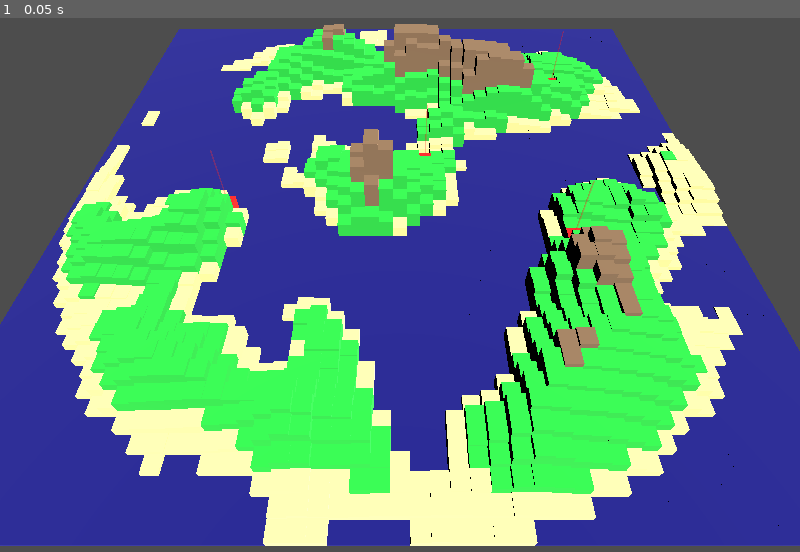
Above: before the commit, frame 1.
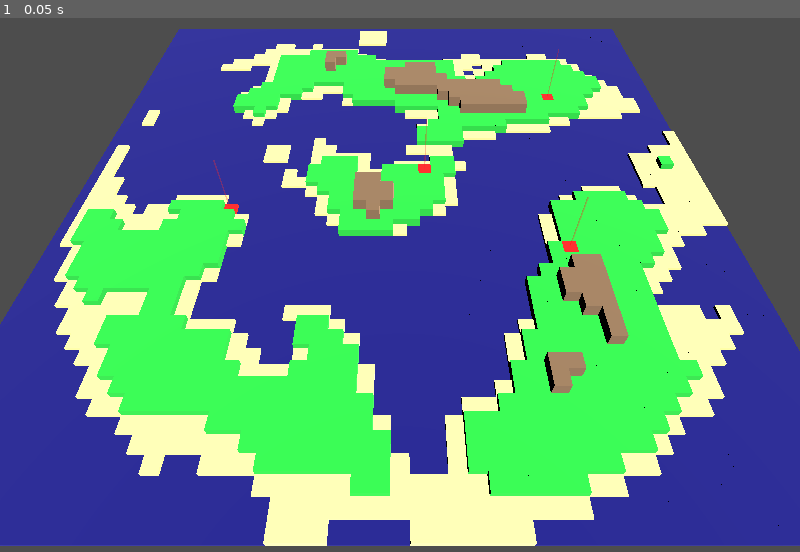
Above: after the commit, the same moment.

Repository: Latheror/VillageWar
Game: Godot game, scene res://main.tscn
Same seed, same stepped clock (60 frames per second), same inputs: the game is played once before the commit and once after it.
Inputs:
- Up to frame 1 (0.05 s): no input

The runs differ from the first frame. In frame 1, 14% of the frame differs, in the area x 6-93%, y 1-99%.

Commit message:
Set fixed height for tiles.

Diff:
--- a/constants.gd
+++ b/constants.gd
@@ -2,7 +2,7 @@
 
 const SIZE: int = 50
 const TILE_SIZE: float = 2.0        # world units per tile
-const HEIGHT_SCALE: float = 1.0     # scale for mountain heights
+const HEIGHT_SCALE: float = 2.0     # scale for mountain heights
 
 # --- Island shape ---
 const SHAPE_FREQ: float = 0.05
@@ -20,10 +20,15 @@
 const DETAIL_MULT: float = 4.0
 
 # --- Biomes ---
-const DEEP_WATER_THRESHOLD: float = -6.0
+const DEEP_WATER_THRESHOLD: float = -3.0
 const WATER_THRESHOLD: float = 0.0
 const SAND_THRESHOLD: float = 3.0
 const PLAIN_THRESHOLD: float = 9.0
+
+# --- Fixed Heights for Flat Biomes ---
+const SAND_HEIGHT: float = 1.0
+const PLAIN_HEIGHT: float = 2.0
+const MOUNTAIN_HEIGHT: float = 4.0
 
 # --- Villages ---
 const VILLAGE_COUNT: int = 4
--- a/map_generator.gd
+++ b/map_generator.gd
@@ -53,7 +53,6 @@
 	# Determine biome and color
 	var biome: int
 	var color: Color
-	var tile_height: float = max(height * Constants.HEIGHT_SCALE, 0.5)
 	if height < Constants.DEEP_WATER_THRESHOLD:
 		biome = Constants.Biome.DEEP_WATER
 		color = Color(0.0, 0.0, 0.4)
@@ -69,6 +68,17 @@
 	else:
 		biome = Constants.Biome.MOUNTAIN
 		color = Color(0.45, 0.35, 0.25)
+
+	# Set fixed height based on biome
+	var tile_height: float
+	if biome == Constants.Biome.DEEP_WATER or biome == Constants.Biome.WATER:
+		tile_height = 0.5
+	elif biome == Constants.Biome.SAND:
+		tile_height = Constants.SAND_HEIGHT
+	elif biome == Constants.Biome.PLAIN:
+		tile_height = Constants.PLAIN_HEIGHT
+	else:  # mountain
+		tile_height = Constants.MOUNTAIN_HEIGHT
 
 	return Tile.new(x, y, tile_height, biome, color)
 
